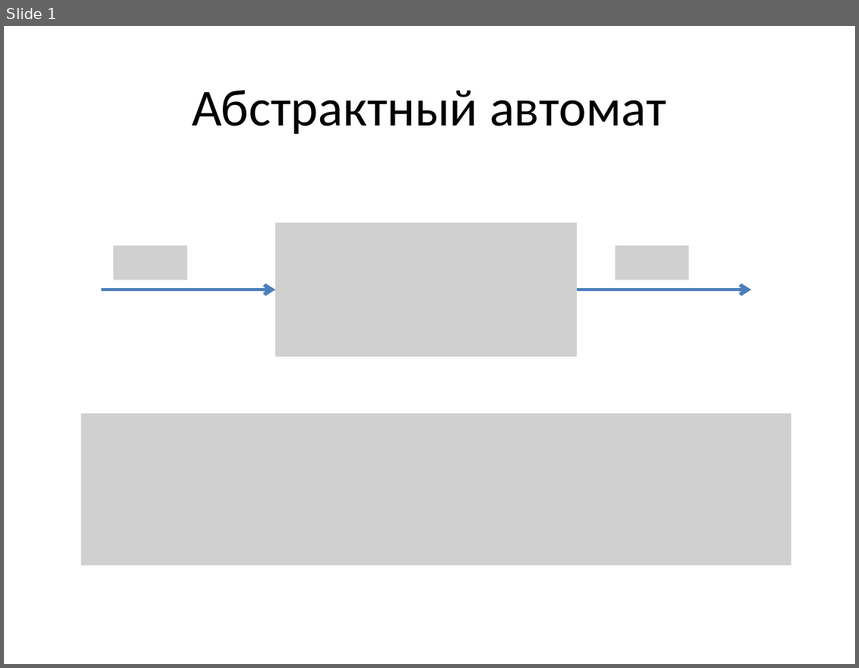
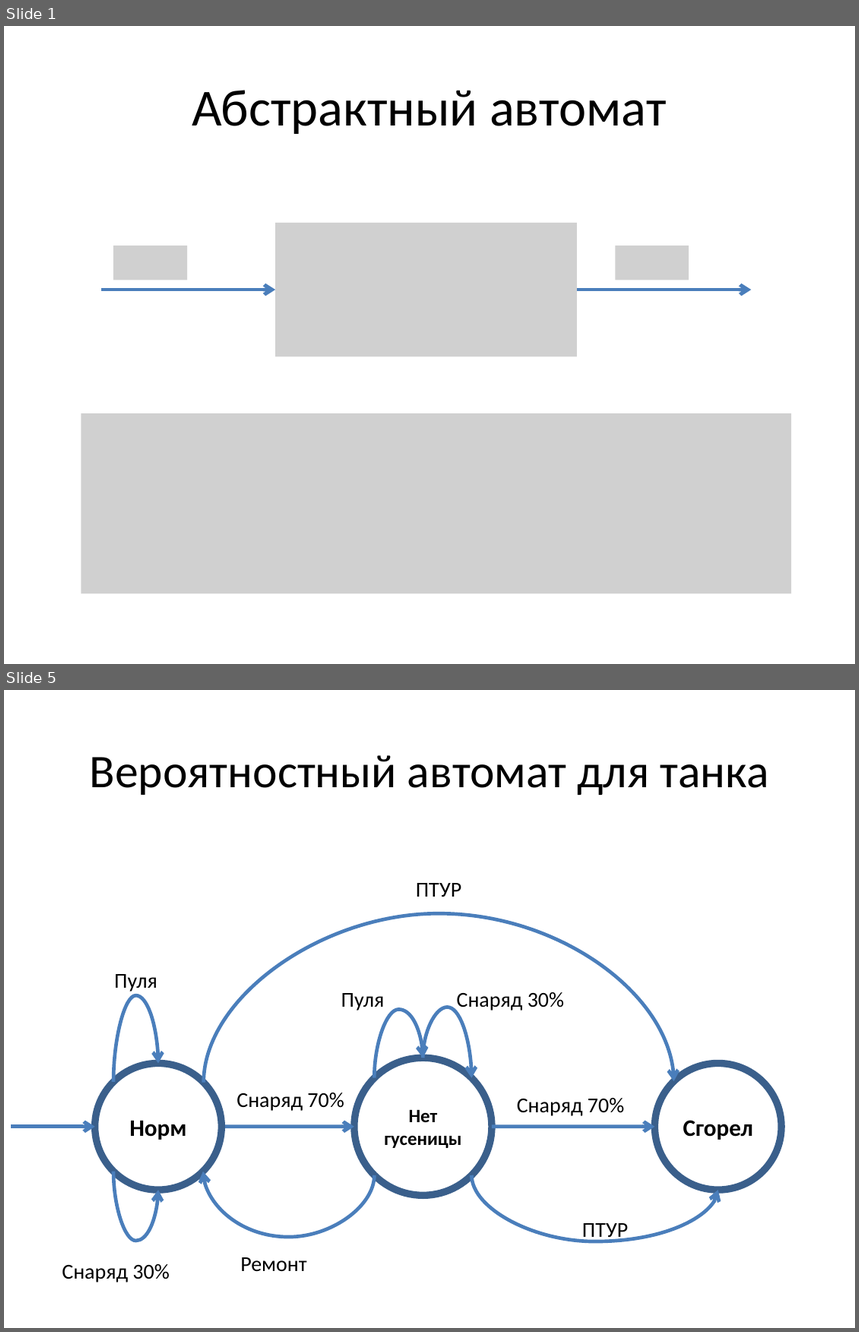
Before and after one commit to iglar14/vvp, a slide deck: lec_state_machine/statemachine.pptx. Shown one above the other, each under a label of ours: slide 1 before the commit, slides 1 and 5 after it; the slides between them are not shown. The pictures are 859x668 and 859x1332 pixels, drawn with LibreOffice and Linux fonts; fonts in the diff are those of the drawing; grey boxes stand for pictures. Boxes give left, top, right and bottom in pixels: in the first picture for what was removed or moved away, otherwise in the second. Text is boxed around its words. In the diff, an @@ line names an element or a change of style, - is before the commit and + after.

```diff
--- a/lec_state_machine/statemachine.pptx
+++ b/lec_state_machine/statemachine.pptx
@@ slide 5 added at box(4, 690, 855, 1328), background #FFFFFF @@
@@ title added at box(90, 755, 769, 795), 39.6 pt, text #000000 @@
+Вероятностный автомат для танка
@@ text added at box(416, 883, 462, 897), 18 pt, text #000000 @@
+ПТУР
@@ curved arrow added from (204, 1082) to (674, 1081), #4B7EBC 3 pt @@
@@ text added at box(114, 974, 158, 992), 18 pt, text #000000 @@
+Пуля
@@ curved arrow added from (113, 1082) to (158, 1064), #4B7EBC 3 pt @@
@@ text added at box(341, 993, 385, 1011), 18 pt, text #000000 @@
+Пуля
@@ curved arrow added from (423, 1058) to (472, 1078), #4B7EBC 3 pt @@
@@ text added at box(457, 992, 564, 1011), 18 pt, text #000000 @@
+Снаряд 30%
@@ curved arrow added from (374, 1078) to (423, 1058), #4B7EBC 3 pt @@
@@ ellipse added at box(95, 1064, 222, 1191), outline #3A5F8C 6 pt, 20 pt, text #000000, bold @@
+Норм
@@ ellipse added at box(354, 1058, 492, 1195), outline #3A5F8C 6 pt, 16 pt, text #000000, bold @@
+Нет гусеницы
@@ ellipse added at box(655, 1064, 782, 1191), outline #3A5F8C 6 pt, 20 pt, text #000000, bold @@
+Сгорел
@@ text added at box(237, 1093, 344, 1111), 18 pt, text #000000 @@
+Снаряд 70%
@@ text added at box(517, 1098, 624, 1116), 18 pt, text #000000 @@
+Снаряд 70%
@@ arrow added from (11, 1127) to (95, 1127), #4B7EBC 3 pt @@
@@ arrow added from (222, 1127) to (354, 1127), #4B7EBC 3 pt @@
@@ arrow added from (492, 1127) to (655, 1127), #4B7EBC 3 pt @@
@@ curved arrow added from (113, 1172) to (158, 1191), #4B7EBC 3 pt @@
@@ curved arrow added from (374, 1175) to (203, 1172), #4B7EBC 3 pt @@
@@ curved arrow added from (472, 1175) to (718, 1191), #4B7EBC 3 pt @@
@@ text added at box(582, 1224, 628, 1243), 18 pt, text #000000 @@
+ПТУР
@@ text added at box(240, 1258, 306, 1272), 18 pt, text #000000 @@
+Ремонт
@@ text added at box(62, 1265, 169, 1283), 18 pt, text #000000 @@
+Снаряд 30%
@@ slide 1 changed as well @@
@@ picture: place and size @@
-picture at box(82, 414, 792, 565)
+picture at box(82, 414, 792, 594)
```
Also in this commit, not shown: 2 other slides changed, 2 other slides added, 2 other files.
